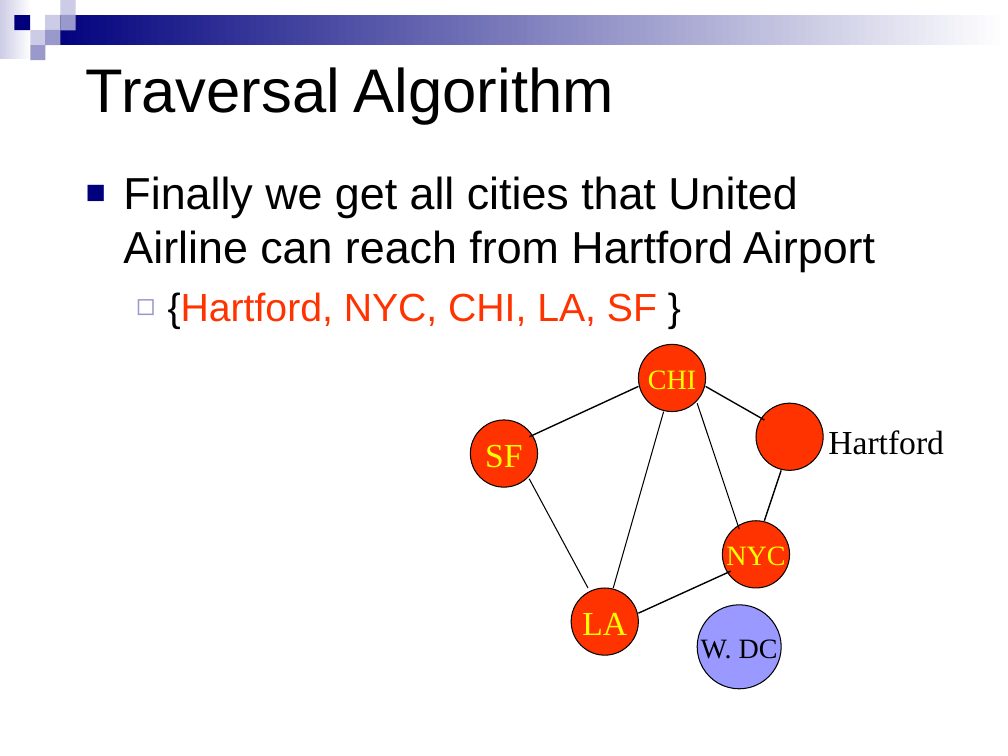
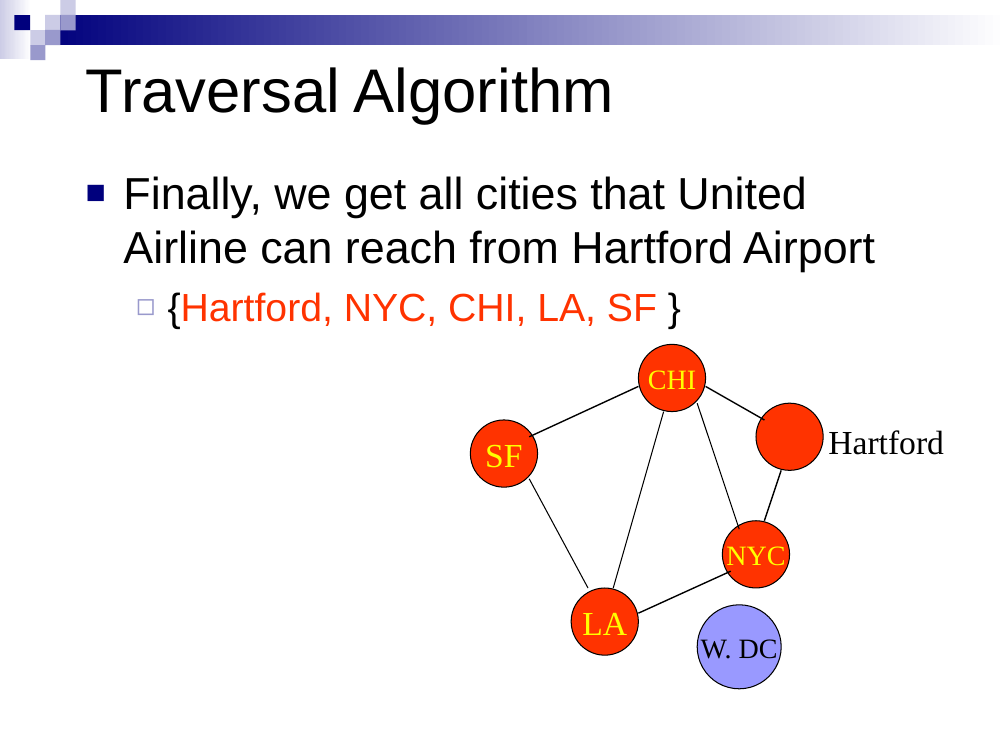
Before and after one commit to HengFan2010/hengfan2010.github.io, a slide deck: slide 36 of teaching/21F-3110/slides/3110-lecture 12-Graph I.ppt. Drawn at 1008x756 pixels with LibreOffice and Linux fonts; fonts in the diff are those of the drawing. Boxes give left, top, right and bottom in pixels: in the first picture for what was removed or moved away, otherwise in the second. Text is boxed around its words. In the diff, an @@ line names an element or a change of style, - is before the commit and + after.

```diff
--- a/teaching/21F-3110/slides/3110-lecture 12-Graph I.ppt
+++ b/teaching/21F-3110/slides/3110-lecture 12-Graph I.ppt
@@ text at box(123, 176, 875, 272): text changed @@
-■ Finally we get all cities that United Airline can reach from Hartford Airport
+■ Finally, we get all cities that United Airline can reach from Hartford Airport
```
Also in this commit, not shown: 7 other slides changed, 1 other file.
